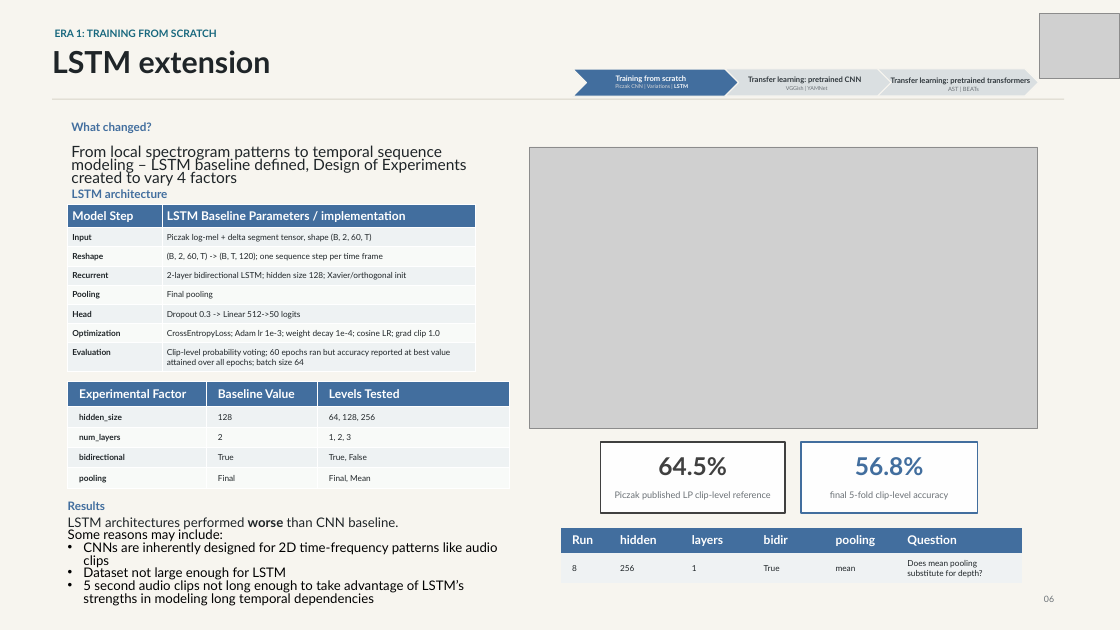
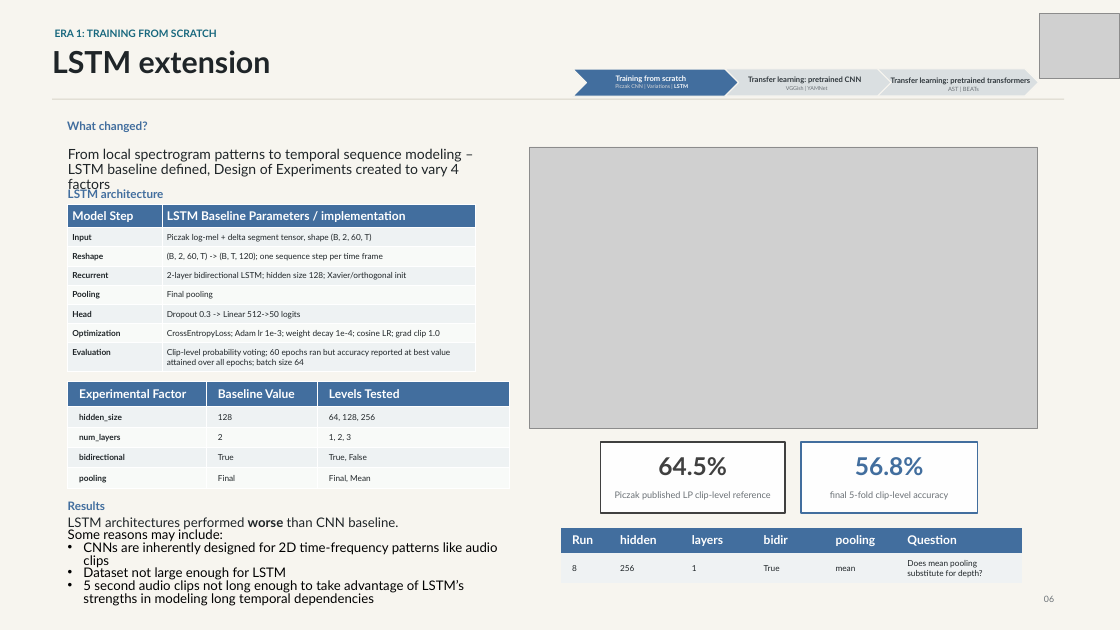
Before and after one commit to JdogLloyd1/DeepLearning5888Project, a slide deck: slide 8 of Docs/Final_Project_Presentation_Draft.pptx. Drawn at 1120x630 pixels with LibreOffice and Linux fonts; fonts in the diff are those of the drawing; grey boxes stand for pictures. Boxes give left, top, right and bottom in pixels: in the first picture for what was removed or moved away, otherwise in the second. Text is boxed around its words. In the diff, an @@ line names an element or a change of style, - is before the commit and + after.

Commit message:
Update final project presentation - dumb formatting

```diff
--- a/Docs/Final_Project_Presentation_Draft.pptx
+++ b/Docs/Final_Project_Presentation_Draft.pptx
@@ text "What changed?" moved from (x1=71, y1=122, x2=152, y2=133) to (x1=67, y1=121, x2=148, y2=132) @@
@@ text "From local spectrogram patterns to ..." at (x1=68, y1=148, x2=461, y2=193): size 13.3 to 12 pt; line spacing 0.7 to 0.9 @@
@@ text "LSTM architecture" moved from (x1=72, y1=189, x2=168, y2=198) to (x1=68, y1=188, x2=164, y2=198) @@
```
Also in this commit, not shown: 5 other slides changed.
